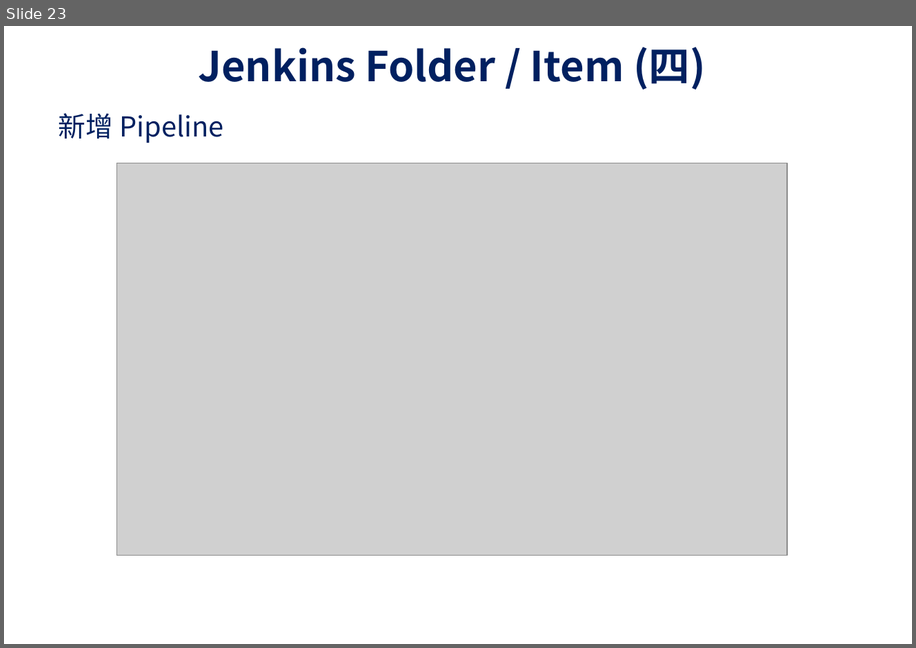
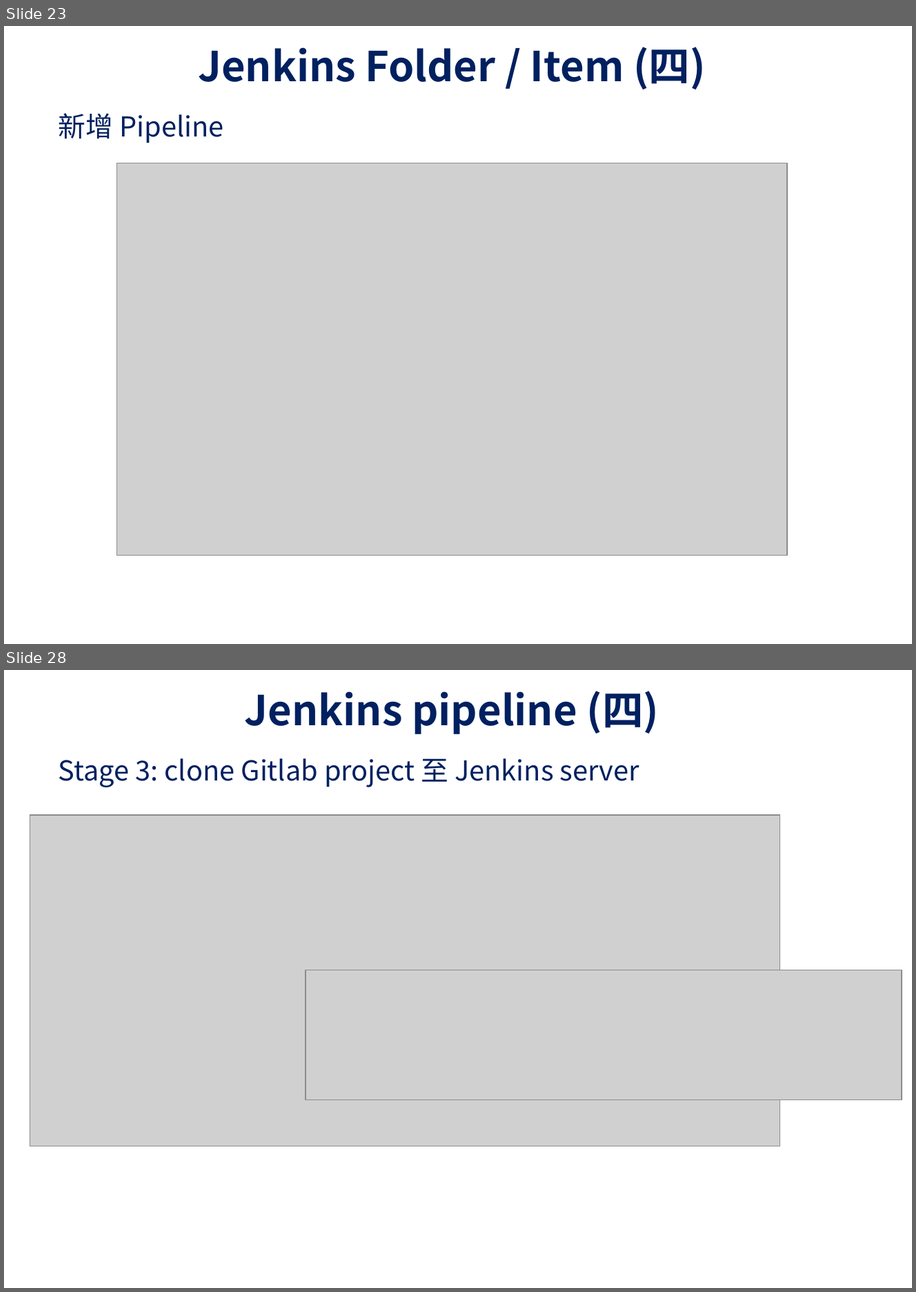
Before and after one commit to UDFWu/transfile, a slide deck: CICD Process.pptx. Shown one above the other, each under a label of ours: slide 23 before the commit, slides 23 and 28 after it; the slides between them are not shown. The pictures are 916x648 and 916x1292 pixels, drawn with LibreOffice and Linux fonts; fonts in the diff are those of the drawing; grey boxes stand for pictures; background and template pictures are left out. Boxes give left, top, right and bottom in pixels: in the first picture for what was removed or moved away, otherwise in the second. Text is boxed around its words. In the diff, an @@ line names an element or a change of style, - is before the commit and + after.

Commit message:
sss

```diff
--- a/CICD Process.pptx
+++ b/CICD Process.pptx
@@ slide 28 added at box(4, 670, 912, 1288), background picture (left out) @@
@@ title added at box(245, 691, 659, 734), 36 pt, text #002060, bold @@
+Jenkins pipeline (四)
@@ text added at box(59, 758, 639, 787), 24 pt, text #002060 @@
+Stage 3: clone Gitlab project 至 Jenkins server
@@ picture added at box(30, 815, 780, 1146) @@
@@ picture added at box(306, 970, 902, 1099) @@
```
Also in this commit, not shown: 7 other slides added.
